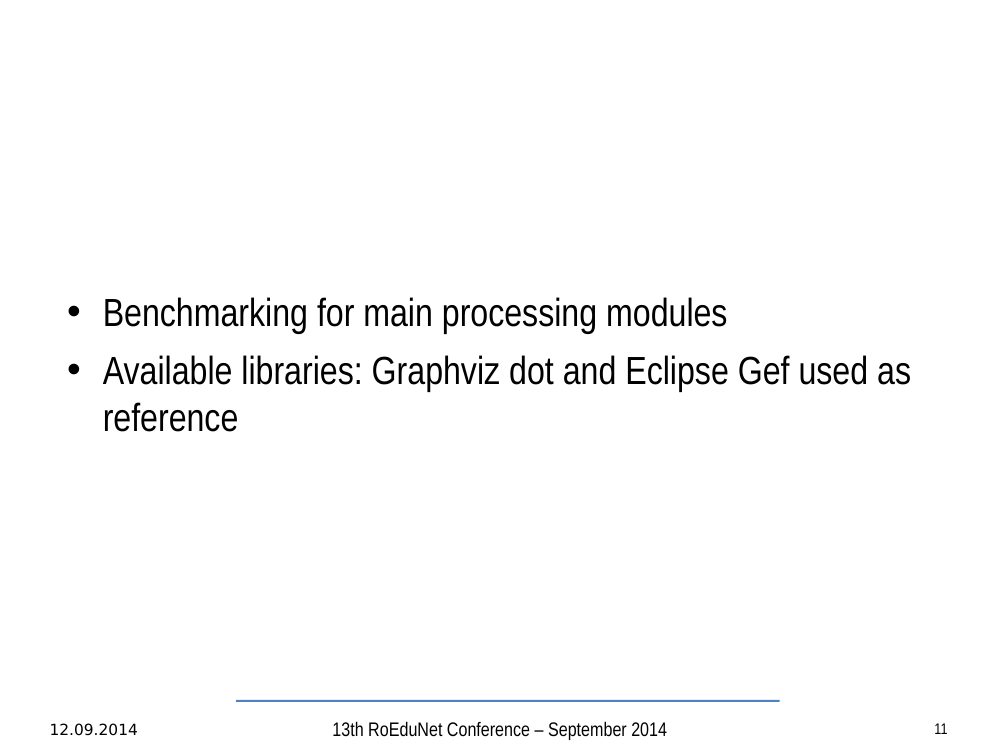
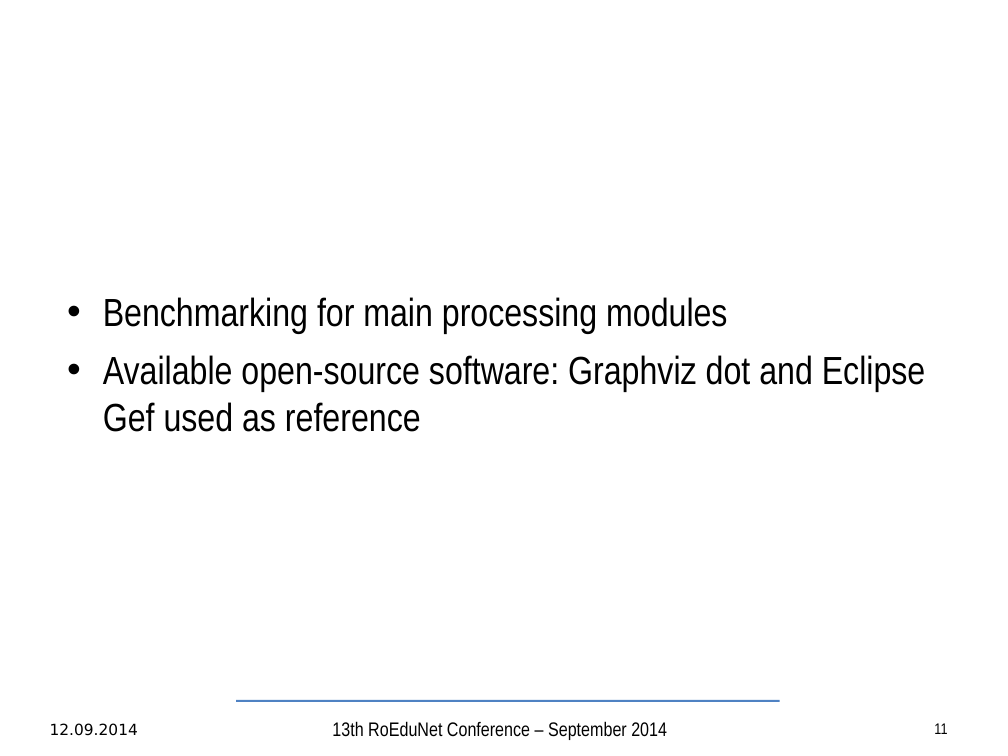
Before and after one commit to TudorVisan/Diploma, a slide deck: slide 11 of andrei.musat/prez/articol/bachelor-slides-en.odp. Drawn at 1008x756 pixels with LibreOffice and Linux fonts; fonts in the diff are those of the drawing; background and template pictures are left out. Boxes give left, top, right and bottom in pixels: in the first picture for what was removed or moved away, otherwise in the second. Text is boxed around its words. In the diff, an @@ line names an element or a change of style, - is before the commit and + after.

```diff
--- a/andrei.musat/prez/articol/bachelor-slides-en.odp
+++ b/andrei.musat/prez/articol/bachelor-slides-en.odp
@@ text at (103,355,926,432): text changed @@
-• Available libraries: Graphviz dot and Eclipse Gef used as reference
+• Available open-source software: Graphviz dot and Eclipse Gef used as reference
```
Also in this commit, not shown: 6 other slides changed, 1 slide added, 1 other file.
